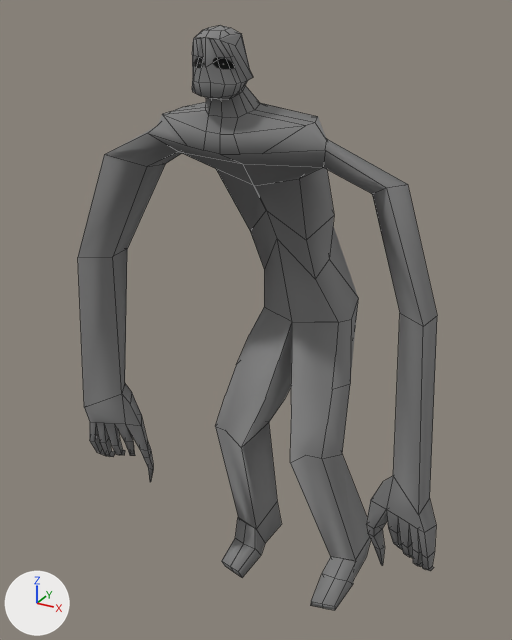
What one commit did to the FBX model Catacombs/Assets/3D Objects/monster.fbx.
Both versions are drawn from a 50 mm lens placed at (1.45, -2.66, 3.17), pointed at (-0.13, 0.22, 1.72). Lighting does not change. The marker at lower left points along +X, +Y and +Z. Mesh edges are drawn as thin lines. Where no turn or scale is listed for an object, it has been applied to the vertices. Vertices at the same position are counted once.
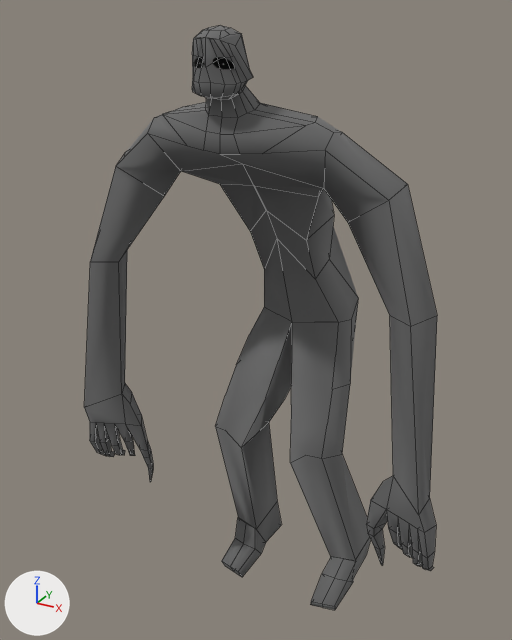
Commit message: fixed monster rotation (i think)

Pixel boxes (x1, y1, x2, y2) of what changed, in the pictures (512 x 640 px; the box of a moved part takes in the faces that stretch with it):
'Cube', surface changed, reshaped: before (78, 26, 437, 610); after (84, 26, 437, 610)
part 1 of me_cube_001, moved or reshaped: before (78, 114, 437, 515); after (84, 114, 437, 515)

What the commit changed:
In material 'Material' (mat_material), metallic goes from 0.0 to 0.556.
me_cube_001 is used by ob_cube; location (0.0, 0.0, 2.151).
me_cube_001 had 442 vertices, 377 faces and spanned x -0.96..0.96, y -0.4..0.8, z -2.17..0.96.
me_cube_001 now has 442 vertices, 377 faces and spans x -0.96..0.96, y -0.4..0.8, z -2.15..0.96.
me_cube_001 part 1: 18 of 442 vertices moved; they spanned x -0.84..0.84, y -0.26..0.07, z -0.08..0.57 and now span x -0.78..0.78, y -0.23..0.08, z -0.09..0.59; mean shift (0.0, 0.02, -0.04); largest move (0.54, -0.07, 0.36) -> (0.45, -0.08, 0.23).
